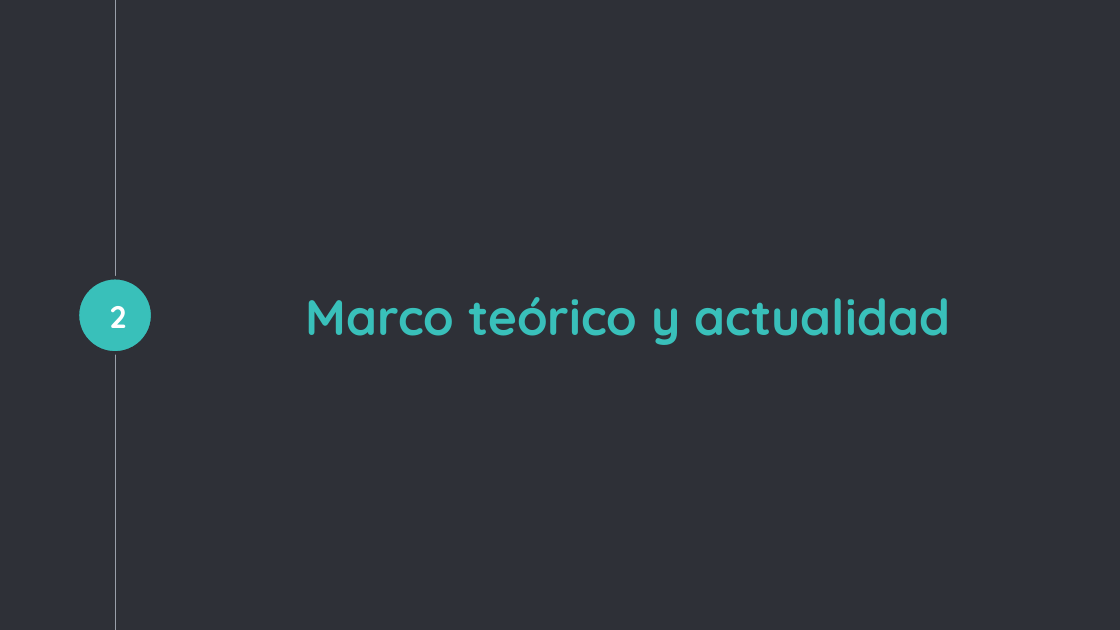
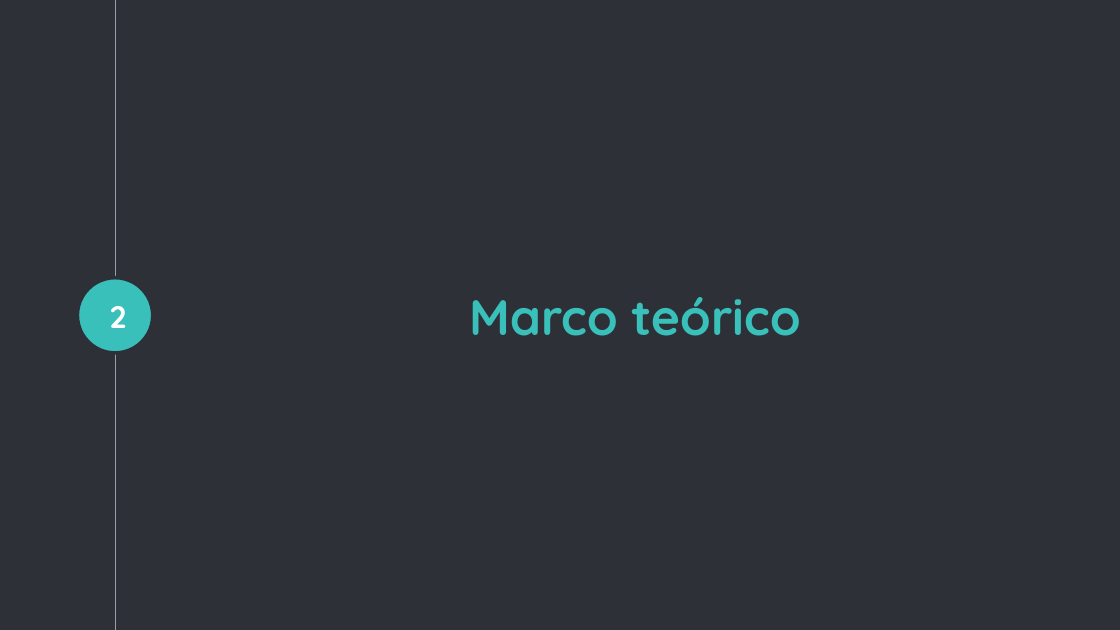
Before and after one commit to elvinjreyesv/TFM, a slide deck: slide 5 of Documentation/Presentación.pptx. Drawn at 1120x630 pixels with LibreOffice and Linux fonts; fonts in the diff are those of the drawing. Boxes give left, top, right and bottom in pixels: in the first picture for what was removed or moved away, otherwise in the second. Text is boxed around its words. In the diff, an @@ line names an element or a change of style, - is before the commit and + after.

```diff
--- a/Documentation/Presentación.pptx
+++ b/Documentation/Presentación.pptx
@@ title at (469,297,801,336): text changed @@
-Marco teórico y actualidad
+Marco teórico
```
Also in this commit, not shown: 3 other slides changed, 2 slides added, 3 slides removed, 2 other files.
